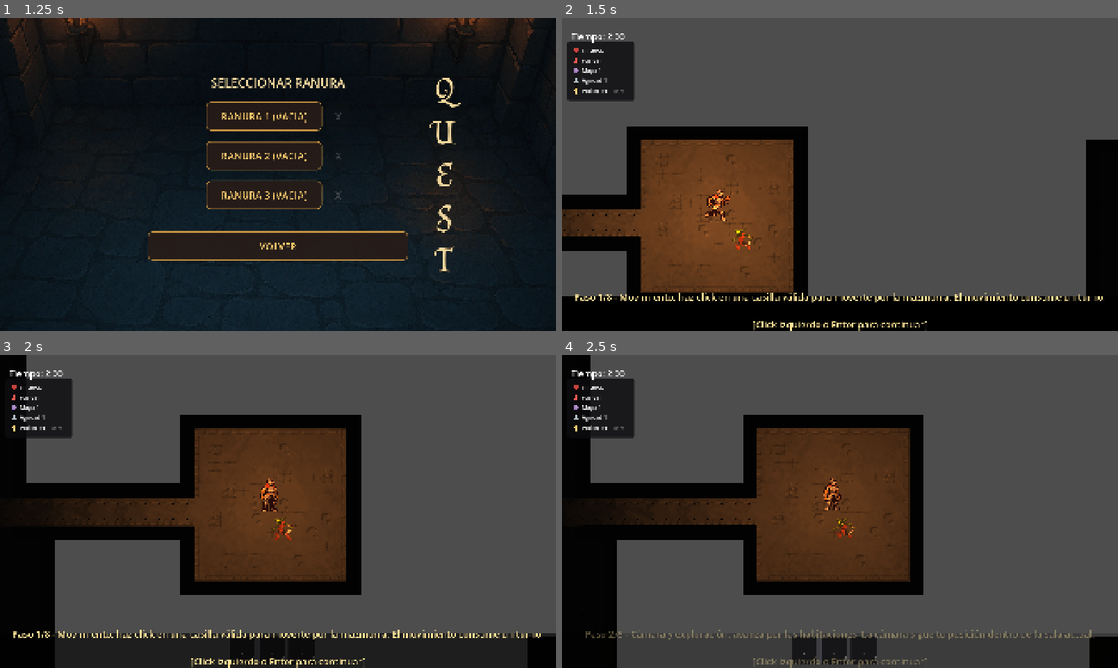
Above: before the commit, frames 1-4 (two rows, left to right).
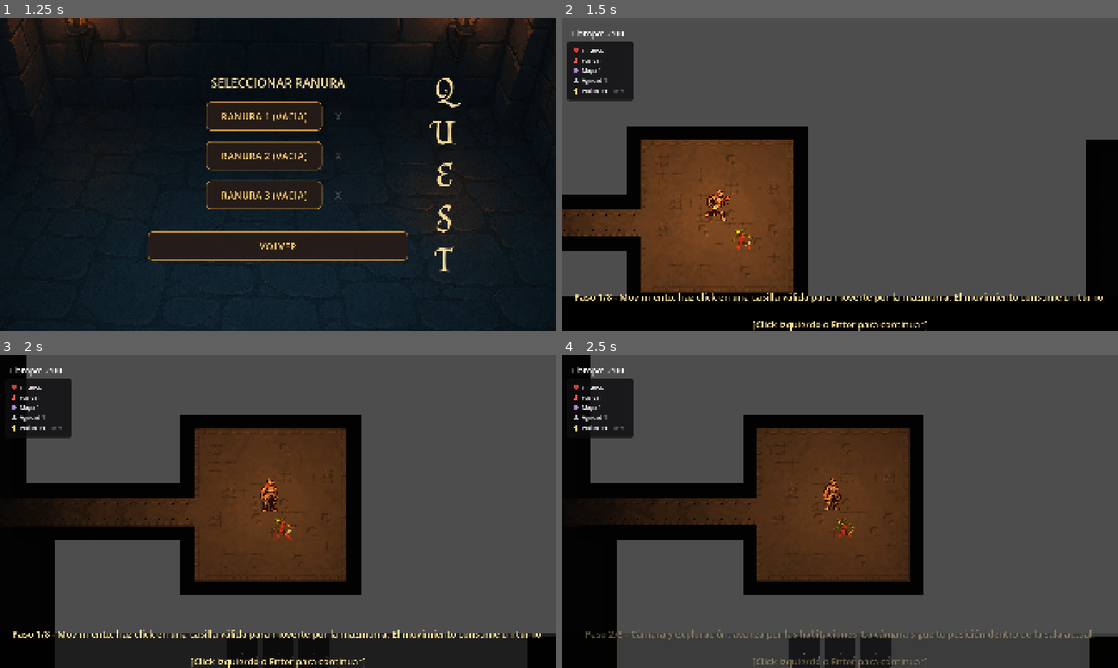
Above: after the commit, the same moments.

Repository: fedemuntaabski/Quest
Game: Godot game, scene res://scenes/MainMenu.tscn
The game is run twice, just before and just after one commit, with the same random seed, the same clock (stepped at 60 frames per second) and the same inputs.
Inputs (mouse positions are in pixels of both pictures, inside the frame that each line leads up to):
- Up to frame 1 (1.25 s): click "INICIO" at 0.5 s
- Up to frame 2 (1.5 s): click "RANURA 1 (VACIA)" at 1.25 s
- Up to frame 3 (2 s): no input
- Up to frame 4 (2.5 s): tap Enter (ui_accept) at 2 s; drag from (806, 649) to (834, 505) at 2.02 s

Frame 1 is identical in both runs. In frame 2, 0.2% of the frame differs, in the area x 1-14%, y 3-27%; in frame 3, 0.2%; in frame 4, 0.9%, in the area x 1-60%, y 3-100%.

Commit message:
sacar punto de el tilehighlight y aumentar tamaño del hud de cartas

Diff:
--- a/scenes/HUD.tscn
+++ b/scenes/HUD.tscn
@@ -40,8 +40,8 @@
 layout_mode = 0
 offset_left = 18.0
 offset_top = 82.0
-offset_right = 250.0
-offset_bottom = 214.0
+offset_right = 240.0
+offset_bottom = 285.0
 mouse_filter = 2
 theme_override_styles/panel = SubResource("StyleBoxFlat_stat_panel")
 
@@ -165,10 +165,10 @@
 anchors_preset = 5
 anchor_left = 0.5
 anchor_right = 0.5
-offset_left = -31.0
-offset_top = 43.0
-offset_right = 239.0
-offset_bottom = 92.0
+offset_left = -33.0
+offset_top = 33.0
+offset_right = 237.0
+offset_bottom = 82.0
 grow_horizontal = 2
 theme_override_font_sizes/font_size = 30
 text = "Tiempo: 2:00"
@@ -188,13 +188,16 @@
 theme_override_constants/separation = 12
 
 [node name="HotbarSlot1" parent="Control/HotbarBar" unique_id=1241558303 instance=ExtResource("5_hotbar_slot")]
+custom_minimum_size = Vector2(110, 110)
 layout_mode = 2
 
 [node name="HotbarSlot2" parent="Control/HotbarBar" unique_id=1476327411 instance=ExtResource("5_hotbar_slot")]
+custom_minimum_size = Vector2(110, 110)
 layout_mode = 2
 slot_index = 1
 
 [node name="HotbarSlot3" parent="Control/HotbarBar" unique_id=175439902 instance=ExtResource("5_hotbar_slot")]
+custom_minimum_size = Vector2(110, 110)
 layout_mode = 2
 slot_index = 2
 
--- a/scripts/world/rooms/TileHighlighterRenderer.gd
+++ b/scripts/world/rooms/TileHighlighterRenderer.gd
@@ -143,22 +143,15 @@
 	if path_preview.is_empty():
 		return
 
-	for i in range(path_preview.size()):
+	# Draw all intermediate points (NO last one)
+	for i in range(path_preview.size() - 1):
 
 		var pos: Vector2 = map_manager.grid_to_world_coords(
 			path_preview[i]
 		)
 
-        # For the last cell remove the circle
-
-
 		var color: Color = ThemeManager.tactical_path_dot_color()
-
 		var radius := tile_size * 0.12
-
-		if i == path_preview.size() - 1:
-			color = ThemeManager.tactical_destination_color()
-			radius = tile_size * 0.22
 
 		canvas.draw_circle(
 			pos,
@@ -166,6 +159,7 @@
 			color
 		)
 
+	# Draw arrow only if path is valid
 	if path_preview.size() >= 2:
 
 		var from_pos: Vector2 = map_manager.grid_to_world_coords(
